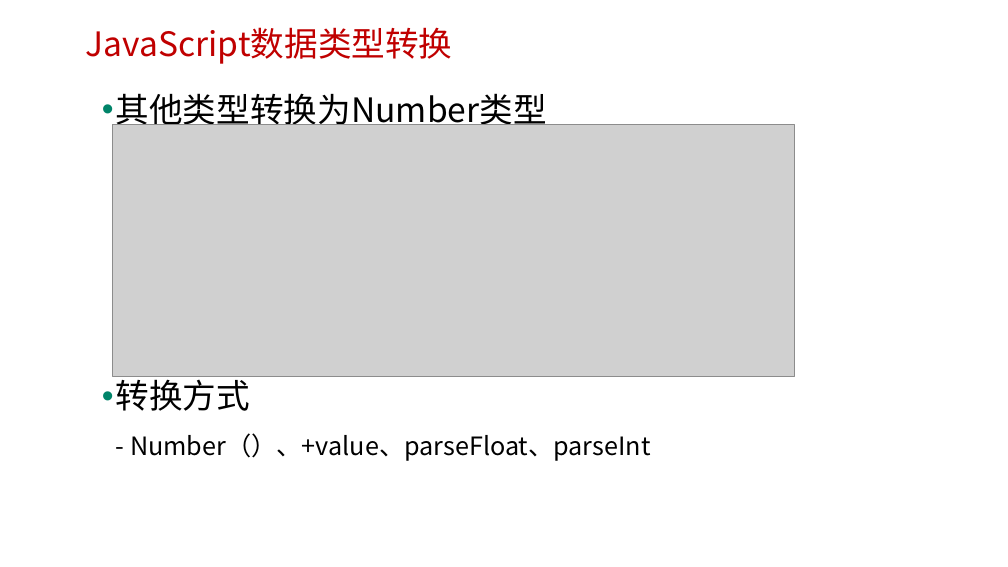
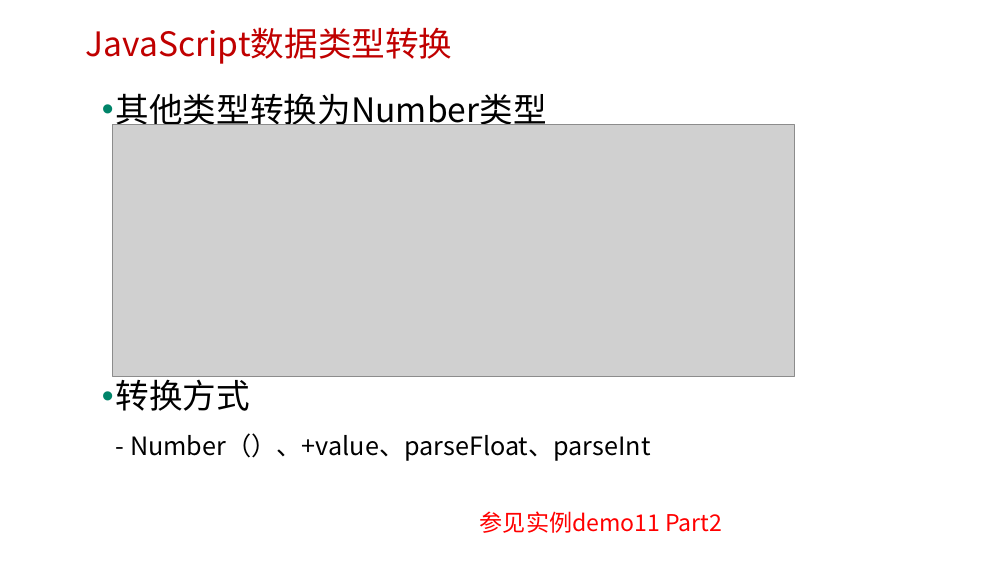
Before and after one commit to edu2act/course-javascript-advanced, a slide deck: slide 13 of 课程PPT/02.JavaScript数据类型、值与变量.pptx. Drawn at 1008x567 pixels with LibreOffice and Linux fonts; fonts in the diff are those of the drawing; grey boxes stand for pictures; background and template pictures are left out. Boxes give left, top, right and bottom in pixels: in the first picture for what was removed or moved away, otherwise in the second. Text is boxed around its words. In the diff, an @@ line names an element or a change of style, - is before the commit and + after.

```diff
--- a/课程PPT/02.JavaScript数据类型、值与变量.pptx
+++ b/课程PPT/02.JavaScript数据类型、值与变量.pptx
@@ text added at (480, 511, 722, 533), 22 pt, text #FF0000 @@
+参见实例demo11 Part2
```
Also in this commit, not shown: 8 other slides changed, 8 other files.
